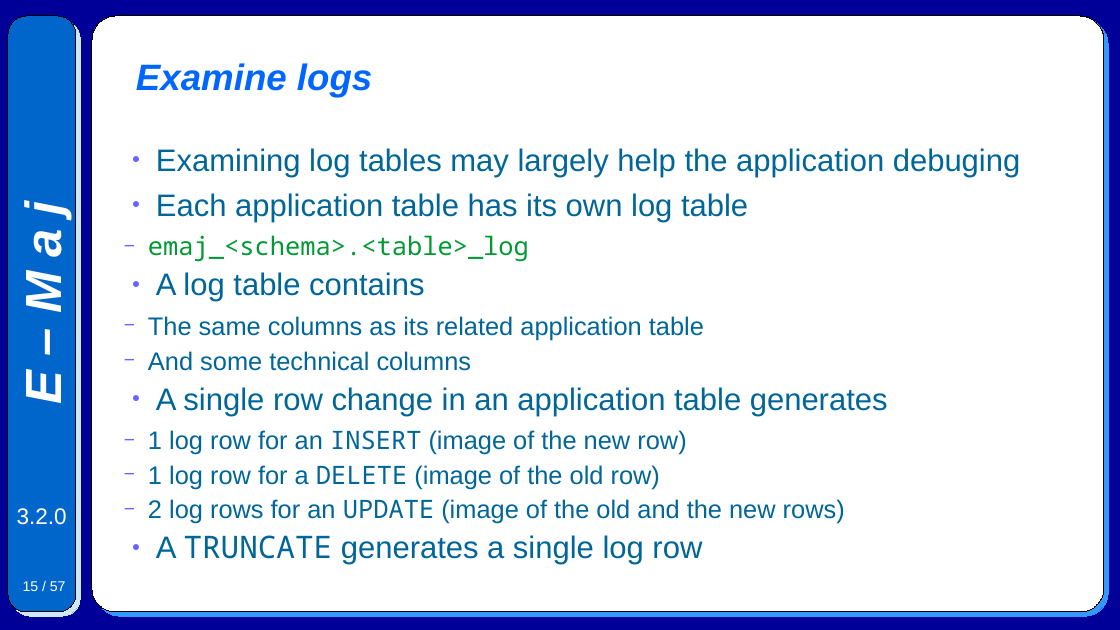
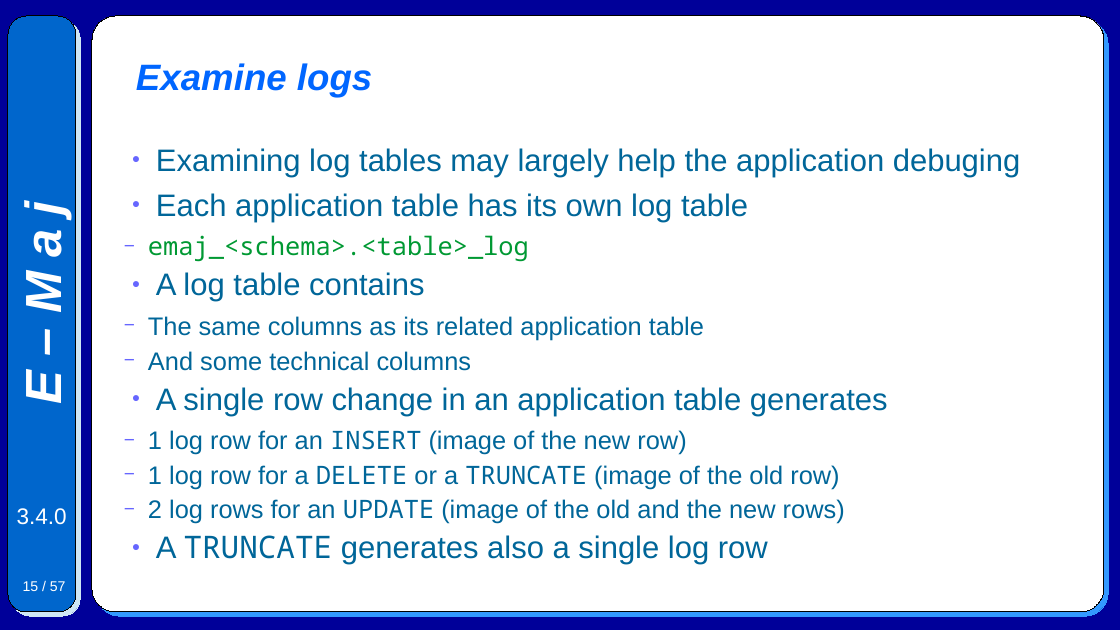
Before and after one commit to beaud76/emaj_doc, a slide deck: slide 15 of Emaj.devel_pres_en.odp. Drawn at 1120x630 pixels with LibreOffice and Linux fonts; fonts in the diff are those of the drawing. Boxes give left, top, right and bottom in pixels: in the first picture for what was removed or moved away, otherwise in the second. Text is boxed around its words. In the diff, an @@ line names an element or a change of style, - is before the commit and + after.

```diff
--- a/Emaj.devel_pres_en.odp
+++ b/Emaj.devel_pres_en.odp
@@ text at (148,465,839,489): text changed @@
-  − 1 log row for a DELETE (image of the old row)
+  − 1 log row for a DELETE or a TRUNCATE (image of the old row)
@@ text at (17,508,67,525): text changed @@
-3.2.0
+3.4.0
@@ text at (156,535,768,565): text changed @@
-● A TRUNCATE generates a single log row
+● A TRUNCATE generates also a single log row
```
Also in this commit, not shown: 51 other slides changed, 5 other files.
